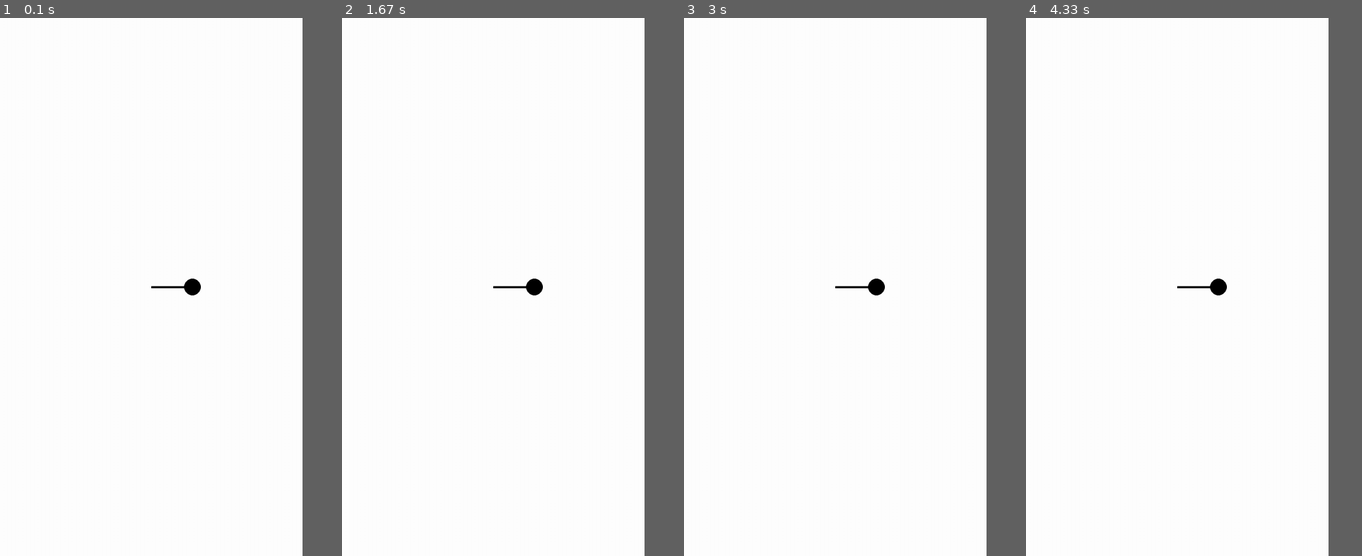
Above: before the commit, frames 1-4 (left to right).
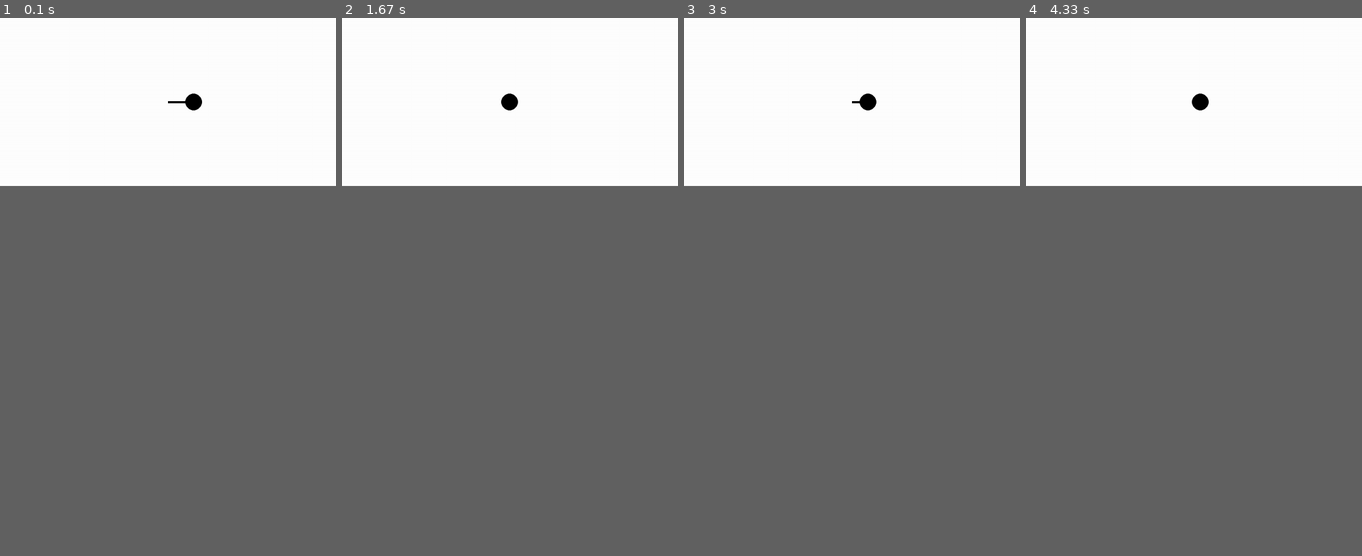
Above: after the commit, the same moments.

Repository: JBalsells/physics_simulations
Game: pygame game, started from hooke_law/hooke_law.py
The game is run twice, just before and just after one commit, with the same random seed, the same clock (stepped at 60 frames per second) and the same inputs.
Inputs:
- Up to frame 1 (0.1 s): no input
- Up to frame 2 (1.67 s): no input
- Up to frame 3 (3 s): no input
- Up to frame 4 (4.33 s): no input
In our replay, the window is 506x900 before the commit and 562x281 after it. These sizes can differ from the game's own. Grey fills any space a smaller window leaves; there, only what the larger window draws over its background counts as a difference.

The runs differ from the first frame. In frame 1, 0.3% of the frame differs, in the area x 45-61%, y 14-52%; in frame 2, 0.3%; in frame 3, 0.3%; in frame 4, 0.3%.

Commit message:
hooke objects

Diff:
--- a/hooke_law/hooke_law.py
+++ b/hooke_law/hooke_law.py
@@ -1,51 +1,46 @@
 import pygame
 import math
 
-WHITE = (255, 255, 255)
-
 class Hooke():
-
-    def __init__(self, width, height):
-        self.WIDTH = width
-        self.HEIGHT = height
-        self.COLOR = (0, 0, 0)
-
+    def __init__(self, width):
         self.k = 0.1
         self.mass = 5
         self.damping = 0.99
-        self.x_equilibrium = self.WIDTH // 2
+        self.x_equilibrium = width // 2
         self.displacement = 100
         self.velocity = 0
-
-        self.force = self.hooke_force(self.displacement)
-
-        self.acceleration = self.force / self.mass
-
     def hooke_force(self, x):
         return -self.k * x
+    def hooke_calculus(self):
+        force = self.hooke_force(self.displacement)
+        acceleration = force / self.mass
+        self.velocity += acceleration
+        self.velocity *= self.damping
+        self.displacement += self.velocity
 
 def main():
+    WIDTH, HEIGHT = 800, 400
+    WHITE = (255, 255, 255)
+    BLACK = (0, 0, 0)
+
     pygame.init()
-
-    info = pygame.display.Info()
-    WIDTH = info.current_h
-    HEIGHT = info.current_w
-
     screen = pygame.display.set_mode((WIDTH, HEIGHT))
     clock = pygame.time.Clock()
+    running = True
 
-    while True:
+    hooke = Hooke(WIDTH)
+
+    while running:
         screen.fill(WHITE)
+        for event in pygame.event.get():
+            if event.type == pygame.QUIT:
+                running = False
 
-        h = Hooke(WIDTH, HEIGHT)
+        hooke.hooke_calculus()
 
-        h.velocity += h.acceleration
-        h.velocity *= h.damping
-        h.displacement += h.velocity
-
-        ball_x = int(h.x_equilibrium + h.displacement)
-        pygame.draw.line(screen, h.COLOR, (h.x_equilibrium, HEIGHT // 2), (ball_x, HEIGHT // 2), 5)
-        pygame.draw.circle(screen, h.COLOR, (ball_x, HEIGHT // 2), 20)
+        ball_x = int(hooke.x_equilibrium + hooke.displacement)
+        pygame.draw.line(screen, BLACK, (hooke.x_equilibrium, HEIGHT // 2), (ball_x, HEIGHT // 2), 5)
+        pygame.draw.circle(screen, BLACK, (ball_x, HEIGHT // 2), 20)
 
         pygame.display.flip()
         clock.tick(60)
